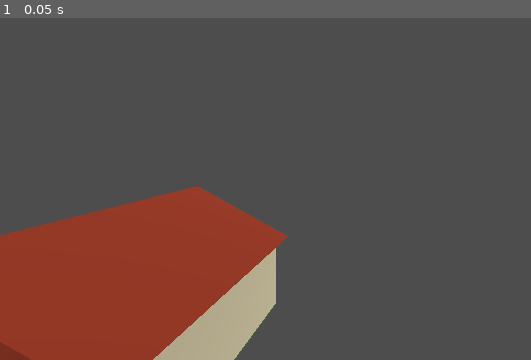
Above: before the commit, frame 1.
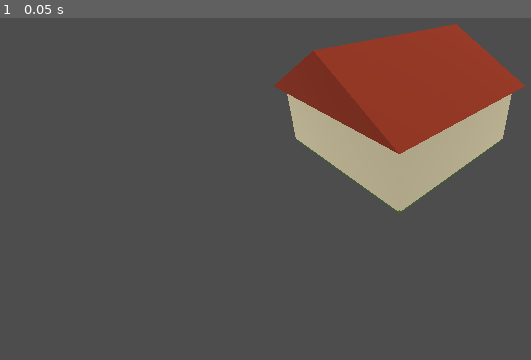
Above: after the commit, the same moment.

Repository: OneStepAt4time/open-godot-mcp
Game: Godot game, scene res://house.tscn
Two runs of this game, one before a commit and one after it. Both use one fixed random seed, a clock stepped at 60 frames per second and the inputs below. The project has no main scene, so this scene is started directly.
Inputs:
- Up to frame 1 (0.05 s): no input

The runs differ from the first frame. In frame 1, 38% of the frame differs, in the area x 0-99%, y 1-100%.

Commit message:
Bump to v0.1.2: proactive event hooks, 85 MCP tools, undo/redo, and GDScript fixes
- Add event_monitor.gd for scene_changed, selection_changed, play_state_changed events
- Add Rust-side log tailing forwarded as MCP notifications/message
- Expand tool set to 85 tools (audio bus, export, tilemap, particles, shader, theme, etc.)
- Integrate EditorUndoRedoManager for mutating scene operations
- Fix Performance.RENDER_PRIMITIVES_IN_FRAME -> RENDER_TOTAL_PRIMITIVES_IN_FRAME
- Fix undo/redo tools to use editor keyboard shortcuts
- Bump version to 0.1.2

Diff:
--- a/test_project/create_house.gd
+++ /dev/null
@@ -1,80 +0,0 @@
-@tool
-extends EditorScript
-
-func _run() -> void:
-	var root := EditorInterface.get_edited_scene_root()
-	if root == null or root.name != "House":
-		var scene := Node3D.new()
-		scene.name = "House"
-		var ps := PackedScene.new()
-		ps.pack(scene)
-		ResourceSaver.save(ps, "res://house.tscn")
-		EditorInterface.open_scene_from_path("res://house.tscn")
-		root = EditorInterface.get_edited_scene_root()
-
-	# Rimuovi nodi esistenti tranne la root
-	for child in root.get_children():
-		child.queue_free()
-
-	# Pavimento
-	var floor := MeshInstance3D.new()
-	floor.name = "Floor"
-	floor.mesh = BoxMesh.new()
-	floor.mesh.size = Vector3(8, 0.2, 8)
-	floor.position = Vector3(0, -0.1, 0)
-	var floor_mat := StandardMaterial3D.new()
-	floor_mat.albedo_color = Color(0.3, 0.5, 0.2)
-	floor.material_override = floor_mat
-	root.add_child(floor)
-	floor.owner = root
-
-	# Muri
-	var wall_mat := StandardMaterial3D.new()
-	wall_mat.albedo_color = Color(0.9, 0.85, 0.7)
-
-	var walls := [
-		{"name": "WallFront", "size": Vector3(8, 3, 0.2), "pos": Vector3(0, 1.5, -4)},
-		{"name": "WallBack", "size": Vector3(8, 3, 0.2), "pos": Vector3(0, 1.5, 4)},
-		{"name": "WallLeft", "size": Vector3(0.2, 3, 8), "pos": Vector3(-4, 1.5, 0)},
-		{"name": "WallRight", "size": Vector3(0.2, 3, 8), "pos": Vector3(4, 1.5, 0)},
-	]
-	for w in walls:
-		var wall := MeshInstance3D.new()
-		wall.name = w["name"]
-		wall.mesh = BoxMesh.new()
-		wall.mesh.size = w["size"]
-		wall.position = w["pos"]
-		wall.material_override = wall_mat
-		root.add_child(wall)
-		wall.owner = root
-
-	# Tetto
-	var roof := MeshInstance3D.new()
-	roof.name = "Roof"
-	roof.mesh = PrismMesh.new()
-	roof.mesh.size = Vector3(9, 2.5, 9)
-	roof.position = Vector3(0, 4.25, 0)
-	var roof_mat := StandardMaterial3D.new()
-	roof_mat.albedo_color = Color(0.6, 0.2, 0.1)
-	roof.material_override = roof_mat
-	root.add_child(roof)
-	roof.owner = root
-
-	# Luce
-	var sun := DirectionalLight3D.new()
-	sun.name = "Sun"
-	sun.position = Vector3(5, 10, 5)
-	sun.rotation = Vector3(deg_to_rad(-45), deg_to_rad(45), 0)
-	root.add_child(sun)
-	sun.owner = root
-
-	# Camera
-	var cam := Camera3D.new()
-	cam.name = "MainCamera"
-	cam.position = Vector3(10, 8, 10)
-	cam.look_at(Vector3.ZERO, Vector3.UP)
-	root.add_child(cam)
-	cam.owner = root
-
-	EditorInterface.save_scene()
-	print("House scene created")
--- a/test_project/house.tscn
+++ b/test_project/house.tscn
@@ -6,25 +6,34 @@
 [sub_resource type="BoxMesh" id="BoxMesh_hfkix"]
 size = Vector3(8, 0.2, 8)
 
+[sub_resource type="StandardMaterial3D" id="StandardMaterial3D_hfkix"]
+albedo_color = Color(0.9, 0.85, 0.7, 1)
+
+[sub_resource type="BoxMesh" id="BoxMesh_metfq"]
+size = Vector3(8, 3, 0.2)
+
+[sub_resource type="StandardMaterial3D" id="StandardMaterial3D_6syyc"]
+albedo_color = Color(0.9, 0.85, 0.7, 1)
+
+[sub_resource type="BoxMesh" id="BoxMesh_o1325"]
+size = Vector3(8, 3, 0.2)
+
+[sub_resource type="StandardMaterial3D" id="StandardMaterial3D_o1325"]
+albedo_color = Color(0.9, 0.85, 0.7, 1)
+
+[sub_resource type="BoxMesh" id="BoxMesh_vy7fe"]
+size = Vector3(0.2, 3, 8)
+
 [sub_resource type="StandardMaterial3D" id="StandardMaterial3D_metfq"]
 albedo_color = Color(0.9, 0.85, 0.7, 1)
 
 [sub_resource type="BoxMesh" id="BoxMesh_6syyc"]
-size = Vector3(8, 3, 0.2)
-
-[sub_resource type="BoxMesh" id="BoxMesh_o1325"]
-size = Vector3(8, 3, 0.2)
-
-[sub_resource type="BoxMesh" id="BoxMesh_vy7fe"]
 size = Vector3(0.2, 3, 8)
 
-[sub_resource type="BoxMesh" id="BoxMesh_10qhy"]
-size = Vector3(0.2, 3, 8)
-
-[sub_resource type="StandardMaterial3D" id="StandardMaterial3D_2y50f"]
+[sub_resource type="StandardMaterial3D" id="StandardMaterial3D_vy7fe"]
 albedo_color = Color(0.6, 0.2, 0.1, 1)
 
-[sub_resource type="PrismMesh" id="PrismMesh_obbqb"]
+[sub_resource type="PrismMesh" id="PrismMesh_10qhy"]
 size = Vector3(9, 2.5, 9)
 
 [node name="House" type="Node3D" unique_id=964459487]
@@ -36,31 +45,31 @@
 
 [node name="WallFront" type="MeshInstance3D" parent="." unique_id=1155558110]
 transform = Transform3D(1, 0, 0, 0, 1, 0, 0, 0, 1, 0, 1.5, -4)
-material_override = SubResource("StandardMaterial3D_metfq")
-mesh = SubResource("BoxMesh_6syyc")
+material_override = SubResource("StandardMaterial3D_hfkix")
+mesh = SubResource("BoxMesh_metfq")
 
 [node name="WallBack" type="MeshInstance3D" parent="." unique_id=1214906275]
 transform = Transform3D(1, 0, 0, 0, 1, 0, 0, 0, 1, 0, 1.5, 4)
-material_override = SubResource("StandardMaterial3D_metfq")
+material_override = SubResource("StandardMaterial3D_6syyc")
 mesh = SubResource("BoxMesh_o1325")
 
 [node name="WallLeft" type="MeshInstance3D" parent="." unique_id=739541537]
 transform = Transform3D(1, 0, 0, 0, 1, 0, 0, 0, 1, -4, 1.5, 0)
-material_override = SubResource("StandardMaterial3D_metfq")
+material_override = SubResource("StandardMaterial3D_o1325")
 mesh = SubResource("BoxMesh_vy7fe")
 
 [node name="WallRight" type="MeshInstance3D" parent="." unique_id=2129032591]
 transform = Transform3D(1, 0, 0, 0, 1, 0, 0, 0, 1, 4, 1.5, 0)
 material_override = SubResource("StandardMaterial3D_metfq")
-mesh = SubResource("BoxMesh_10qhy")
+mesh = SubResource("BoxMesh_6syyc")
 
 [node name="Roof" type="MeshInstance3D" parent="." unique_id=913253656]
 transform = Transform3D(1, 0, 0, 0, 1, 0, 0, 0, 1, 0, 4.25, 0)
-material_override = SubResource("StandardMaterial3D_2y50f")
-mesh = SubResource("PrismMesh_obbqb")
+material_override = SubResource("StandardMaterial3D_vy7fe")
+mesh = SubResource("PrismMesh_10qhy")
 
 [node name="Sun" type="DirectionalLight3D" parent="." unique_id=251983588]
-transform = Transform3D(0.70710677, -0.49999997, 0.49999997, 0, 0.70710677, 0.70710677, -0.70710677, -0.49999997, 0.49999997, 5, 10, 5)
+transform = Transform3D(0.7073882, -0.49960187, 0.49999982, 0, 0.7073882, 0.7068252, -0.7068252, -0.49999982, 0.5003981, 5, 10, 5)
 
 [node name="MainCamera" type="Camera3D" parent="." unique_id=503661895]
-transform = Transform3D(1, 0, 0, 0, 1, 0, 0, 0, 1, 10, 8, 10)
+transform = Transform3D(0.7073882, -0.3432038, 0.6179102, 0, 0.8742051, 0.48555684, -0.7068252, -0.3434772, 0.6184024, 10, 8, 10)
--- a/test_project/project.godot
+++ b/test_project/project.godot
@@ -17,6 +17,10 @@
 config/name="Open Godot MCP Test Project"
 config/features=PackedStringArray("4.7", "Forward Plus")
 
+[debug]
+
+settings/logging/enable_file_logging=true
+
 [editor_plugins]
 
 enabled=PackedStringArray("res://addons/open_godot_mcp/plugin.cfg")
Not shown, changed: test_project/addons/open_godot_mcp/command_router.gd
Not shown, added: test_project/addons/open_godot_mcp/event_monitor.gd
Not shown, added: test_project/addons/open_godot_mcp/event_monitor.gd.uid
Not shown, changed: test_project/addons/open_godot_mcp/plugin.gd
Not shown, changed: test_project/addons/open_godot_mcp/websocket_server.gd
Not shown, removed: test_project/create_house.gd.uid
Not shown, changed: Cargo.toml
Not shown, changed: PLAN.md
Not shown, changed: PROTOCOL.md
Not shown, changed: README.md
Not shown, changed: crates/mcp-server/src/main.rs
Not shown, changed: docs/AI_ASSISTANT.md
(and 5 more such lines)
